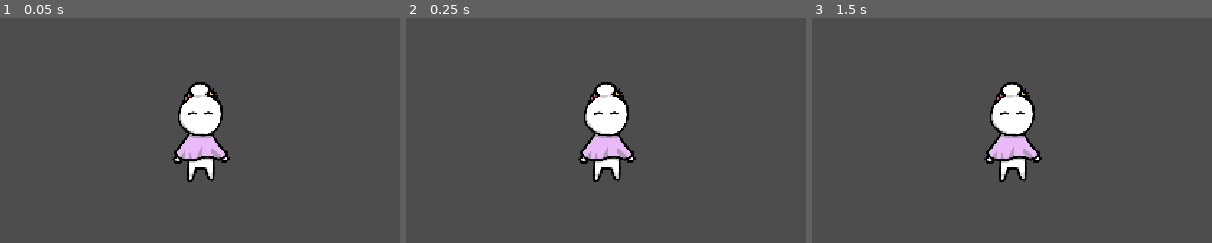
Above: before the commit, frames 1-3 (left to right).
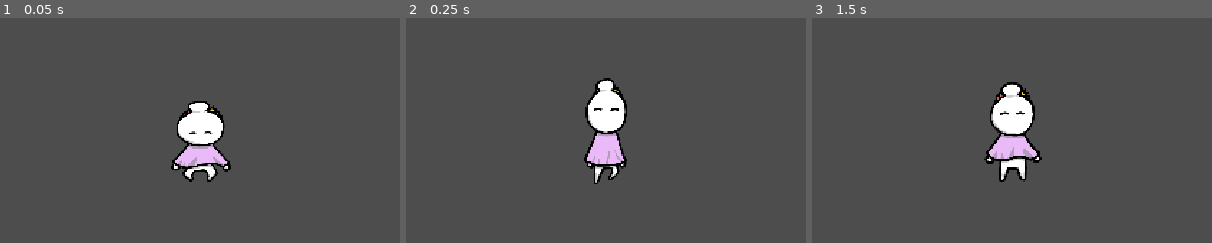
Above: after the commit, the same moments.

Repository: Pine-ber-EE/EIRIS
Game: Godot game, scene res://main.tscn
Two runs of this game, one before a commit and one after it. Both use one fixed random seed, a clock stepped at 60 frames per second and the inputs below.
Inputs (mouse positions are % of the whole screen's width and height, from its top left):
- Up to frame 1 (0.05 s): no input
- Up to frame 2 (0.25 s): no input
- Up to frame 3 (1.5 s): tap Enter at 0.5 s; move the mouse to (72, 45) at 0.52 s; hold Right (ui_right) from 0.53 s (still down); tap Z (jump) at 0.6, 0.77, 1.07 s; click (72, 45) at 0.67 s; tap Space at 1.25 s; move the mouse to (30, 55) at 1.27 s; tap Alt at 1.35 s
The pictures show only the part of the screen within x 25-75%, y 25-75%; the shares and areas given below are measured in that part.

The runs differ from the first frame. In frame 1, 3.3% of the frame differs, in the area x 42-58%, y 28-73%; in frame 2, 2.2%; in frame 3, nothing differs.

Commit message:
jump animation + implementation

Diff:
--- a/main.tscn
+++ b/main.tscn
@@ -5,6 +5,8 @@
 [ext_resource type="Texture2D" uid="uid://dfsgcsnppqyu7" path="res://assets/eiris/character.png" id="3_lquwl"]
 [ext_resource type="Texture2D" uid="uid://xrs5h15e0nfk" path="res://assets/eiris/still1.png" id="4_7mycd"]
 [ext_resource type="Texture2D" uid="uid://cxxvmm0ytyh82" path="res://assets/eiris/still2.png" id="5_272bh"]
+[ext_resource type="Texture2D" uid="uid://72p6pya7b2nm" path="res://assets/eiris/jump1.png" id="6_272bh"]
+[ext_resource type="Texture2D" uid="uid://c66allnqx443t" path="res://assets/eiris/jump2.png" id="7_5vw27"]
 
 [sub_resource type="CapsuleShape2D" id="CapsuleShape2D_dtx53"]
 radius = 20.999998
@@ -24,6 +26,17 @@
 }],
 "loop": 1,
 "name": &"idle",
+"speed": 5.0
+}, {
+"frames": [{
+"duration": 1.0,
+"texture": ExtResource("6_272bh")
+}, {
+"duration": 1.0,
+"texture": ExtResource("7_5vw27")
+}],
+"loop": 1,
+"name": &"jump",
 "speed": 5.0
 }, {
 "frames": [{
@@ -56,7 +69,7 @@
 position = Vector2(0, -2.3841858e-07)
 scale = Vector2(0.38914028, 0.3891403)
 sprite_frames = SubResource("SpriteFrames_dtx53")
-animation = &"still(placeholder)"
+animation = &"jump"
 
 [node name="floor" type="StaticBody2D" parent="." unique_id=181129854]
 position = Vector2(2, 332)
--- a/scripts/eiris.gd
+++ b/scripts/eiris.gd
@@ -5,28 +5,36 @@
 const JUMP_VELOCITY = -700.0
 const gravity = 2
 
-var animation = 0
+var animation = ""
 
 #misc timers
 var idleTimer = 0
+var jumpTimer = 0
 
 
 func _physics_process(delta: float) -> void:
 	# Add the gravity.
+	if $AnimatedSprite2D.animation == "jump":
+		if $AnimatedSprite2D.frame ==1:
+			$AnimatedSprite2D.pause()
+	print($AnimatedSprite2D.animation)
 
+	#timers:
+	jumpTimer = jumpTimer + delta
+	if is_on_floor():
+		idleTimer = idleTimer+delta
 
 	if is_on_floor():
-		idleTimer = idleTimer+delta
+		animation = "still(placeholder)"
 		if idleTimer>0.5:
-			print("yea")
 			$AnimatedSprite2D.play("idle")
 		else:
-			$AnimatedSprite2D.play("still(placeholder)")
+			anim()
 	else:
-		print("yea")
-		$AnimatedSprite2D.play("still(placeholder)")
+		animation = "jump"
+		anim()
 
-	print(idleTimer)
+	#print(idleTimer)
 
 	if not is_on_floor():
 		idleTimer=0
@@ -35,6 +43,7 @@
 	# Handle jump.
 	if Input.is_action_just_pressed("jump") and is_on_floor():
 		idleTimer=0
+		jumpTimer=0
 		velocity.y = JUMP_VELOCITY
 
 	# Get the input direction and handle the movement/deceleration.
@@ -47,3 +56,16 @@
 		velocity.x = move_toward(velocity.x, 0, SPEED)
 
 	move_and_slide()
+
+	#print(jumpTimer)
+
+func anim():
+	$AnimatedSprite2D.pause()
+	if animation == "jump":
+		if jumpTimer > 0.1:
+			$AnimatedSprite2D.animation ="jump"
+			$AnimatedSprite2D.frame = 1
+		else:
+			$AnimatedSprite2D.animation ="jump"
+	else:
+		$AnimatedSprite2D.animation="still(placeholder)"
Binary file added: assets/eiris/jump1.png
Not shown, added: assets/eiris/jump1.png.import
Binary file added: assets/eiris/jump2.png
Not shown, added: assets/eiris/jump2.png.import
